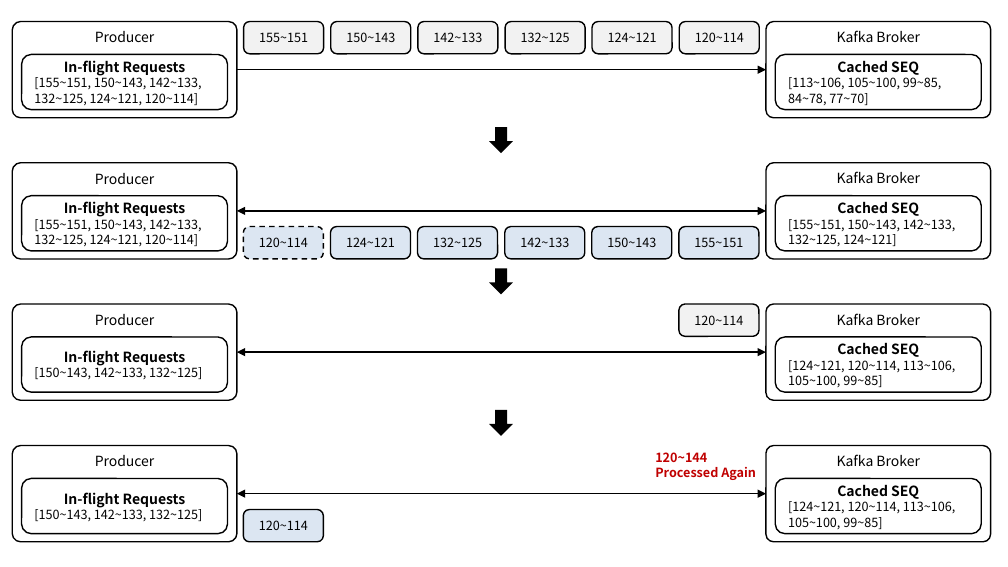
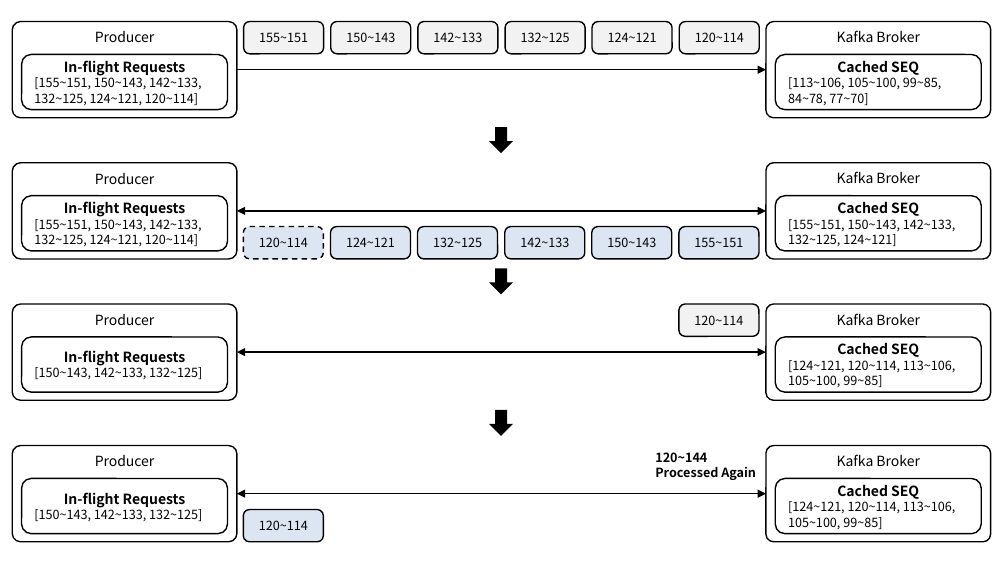
Before and after one commit to ssup2/blog-software, a slide deck: slide 5 of content/docs/theory-analysis/kafka-idempotence/images/images.pptx. Drawn at 1008x567 pixels with LibreOffice and Linux fonts; fonts in the diff are those of the drawing. Boxes give left, top, right and bottom in pixels: in the first picture for what was removed or moved away, otherwise in the second. Text is boxed around its words. In the diff, an @@ line names an element or a change of style, - is before the commit and + after.

```diff
--- a/content/docs/theory-analysis/kafka-idempotence/images/images.pptx
+++ b/content/docs/theory-analysis/kafka-idempotence/images/images.pptx
@@ text "120~144" at (655,452,756,480): text colour #C00000 to #000000 @@
```
Also in this commit, not shown: 1 other slide changed, 3 other files.
